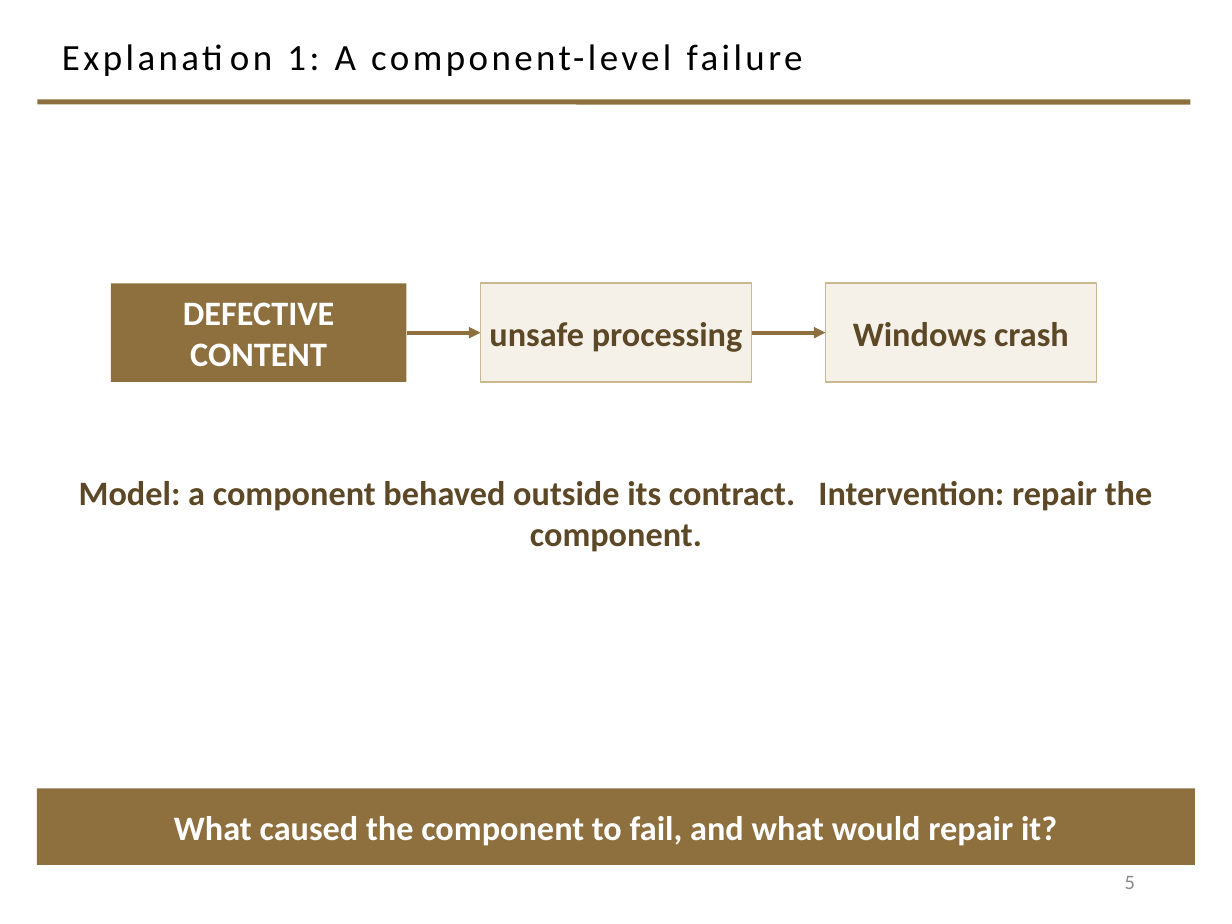
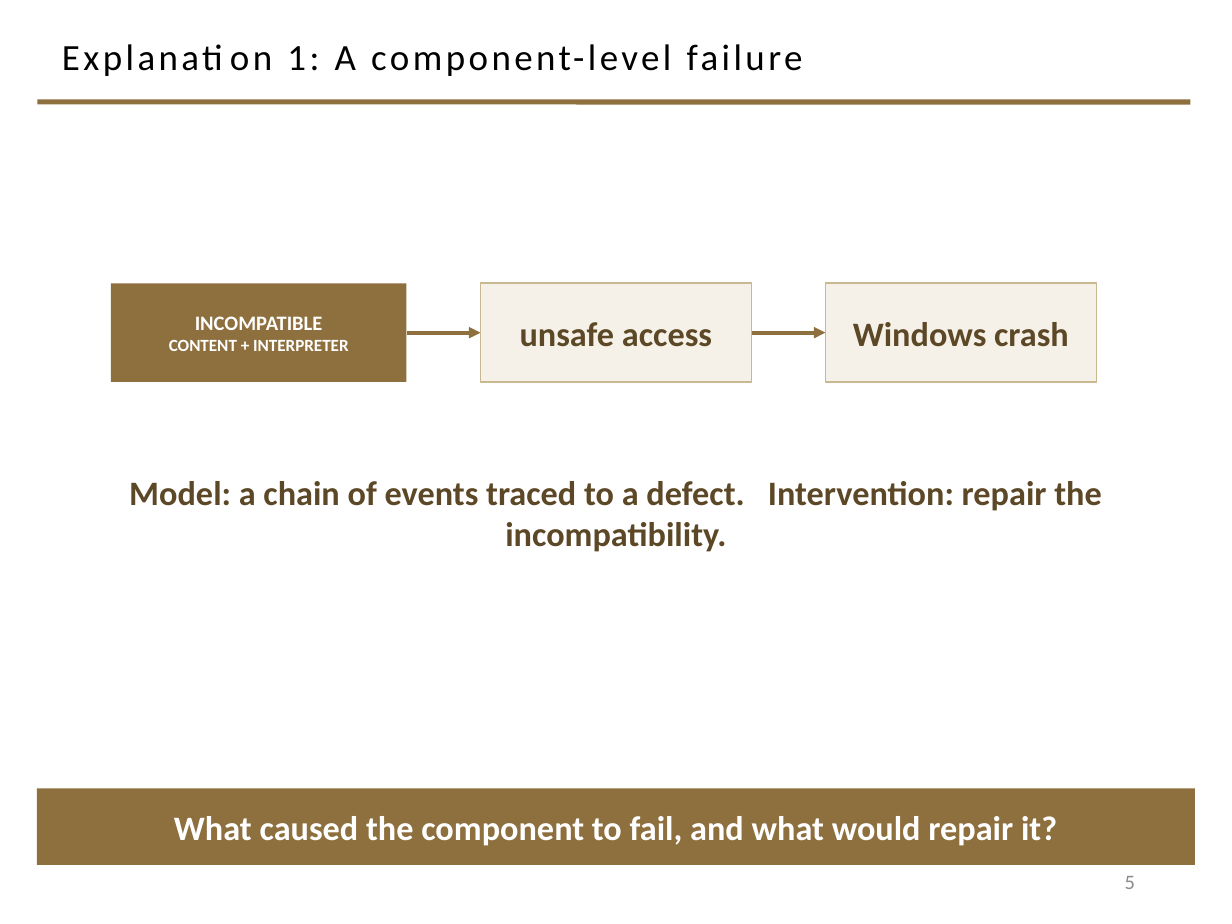
Before and after one commit to davisjam/model-based-agentic-software-engineering, a slide deck: slide 5 of book/_design/2-4-redux-build/2-4-redux-WIP.pptx. Drawn at 1232x924 pixels with LibreOffice and Linux fonts; fonts in the diff are those of the drawing; background and template pictures are left out. Boxes give left, top, right and bottom in pixels: in the first picture for what was removed or moved away, otherwise in the second. Text is boxed around its words. In the diff, an @@ line names an element or a change of style, - is before the commit and + after.

```diff
--- a/book/_design/2-4-redux-build/2-4-redux-WIP.pptx
+++ b/book/_design/2-4-redux-build/2-4-redux-WIP.pptx
@@ text in rectangle at (169, 316, 348, 351): text changed; size 20 to 10 pt @@
-DEFECTIVE CONTENT
+INCOMPATIBLE
+CONTENT + INTERPRETER
@@ text in rectangle at (520, 322, 712, 347): text changed @@
-unsafe processing
+unsafe access
@@ text at (129, 481, 1101, 511): text changed @@
-Model: a component behaved outside its contract. Intervention: repair the component.
+Model: a chain of events traced to a defect. Intervention: repair the incompatibility.
```
Also in this commit, not shown: 10 other slides changed, 2 other files.
